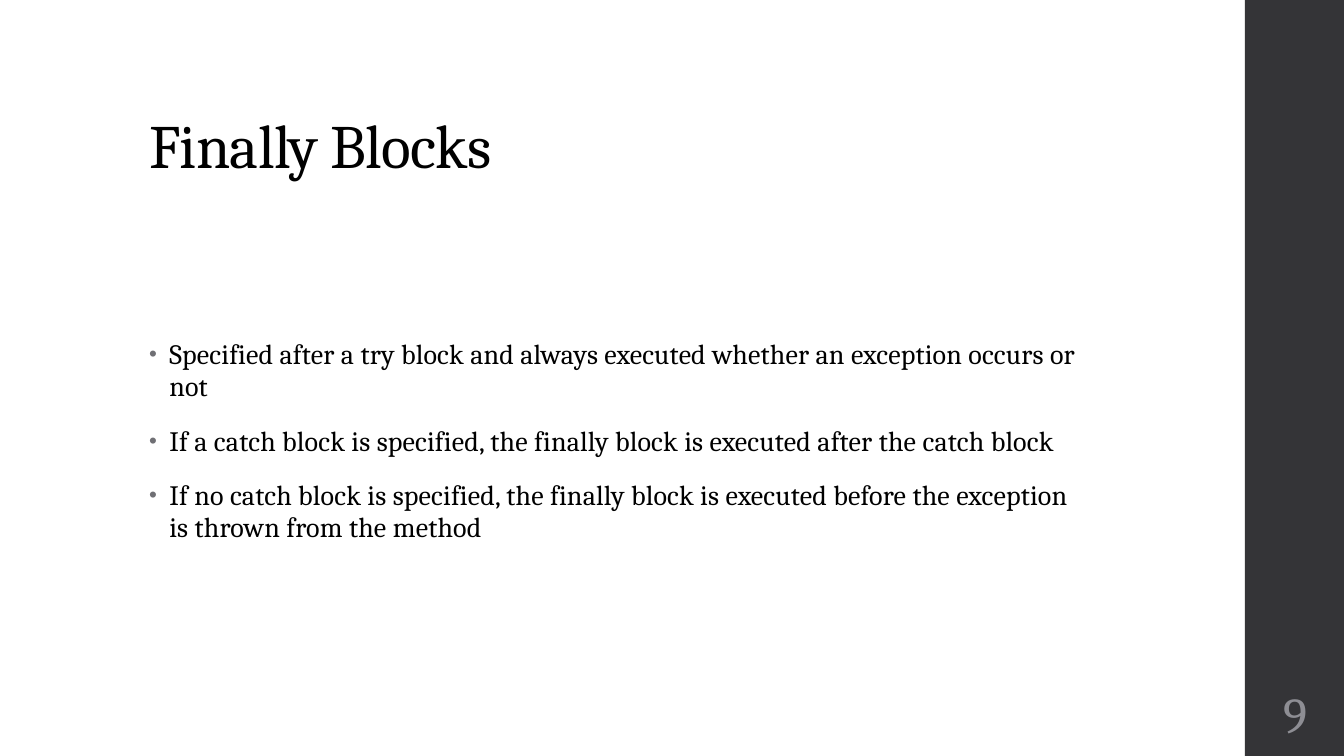
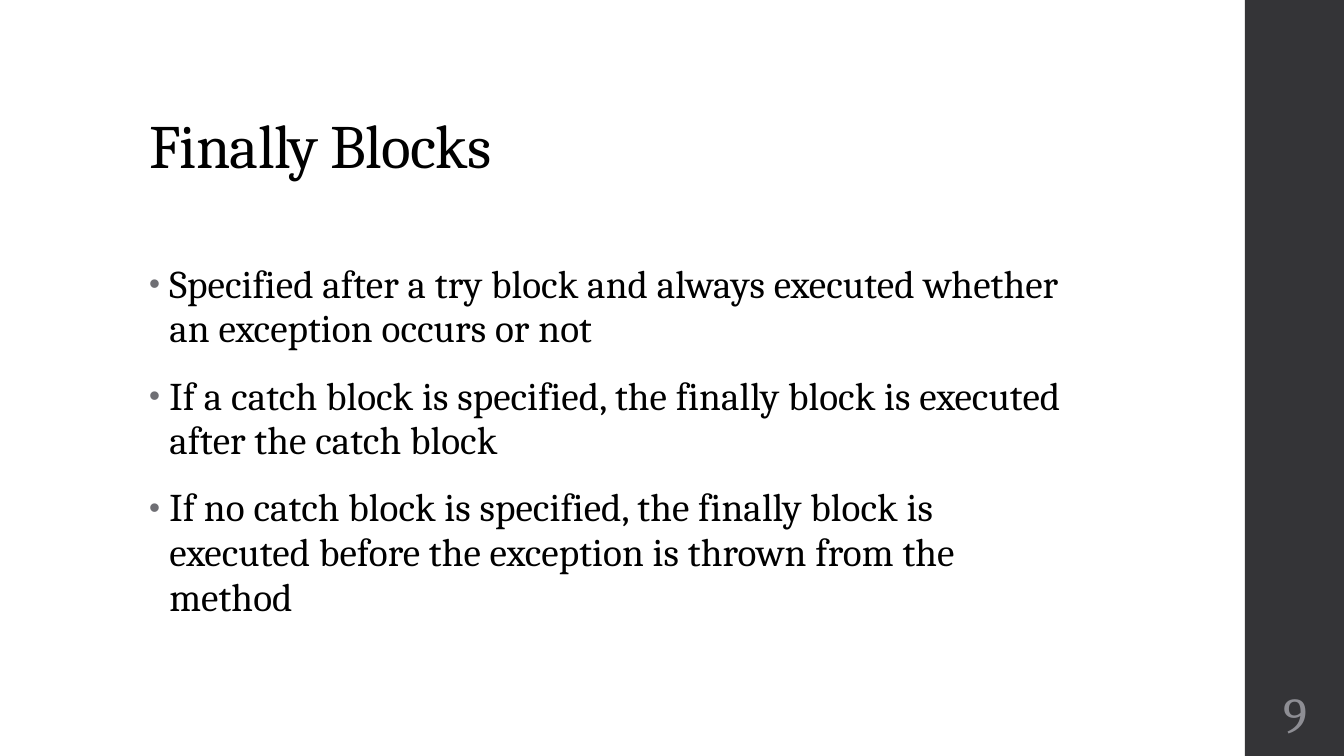
Before and after one commit to zarthur/CSCC-Fundamentals-Android-Notes, a slide deck: slide 9 of week_06/week_06.pptx. Drawn at 1344x756 pixels with LibreOffice and Linux fonts; fonts in the diff are those of the drawing. Boxes give left, top, right and bottom in pixels: in the first picture for what was removed or moved away, otherwise in the second. Text is boxed around its words. In the diff, an @@ line names an element or a change of style, - is before the commit and + after.

```diff
--- a/week_06/week_06.pptx
+++ b/week_06/week_06.pptx
@@ text "Specified after a try block ..." at <box>169,270,1060,612</box>: size 20 to 28 pt @@
```
Also in this commit, not shown: 2 other slides changed, 2 other files.
